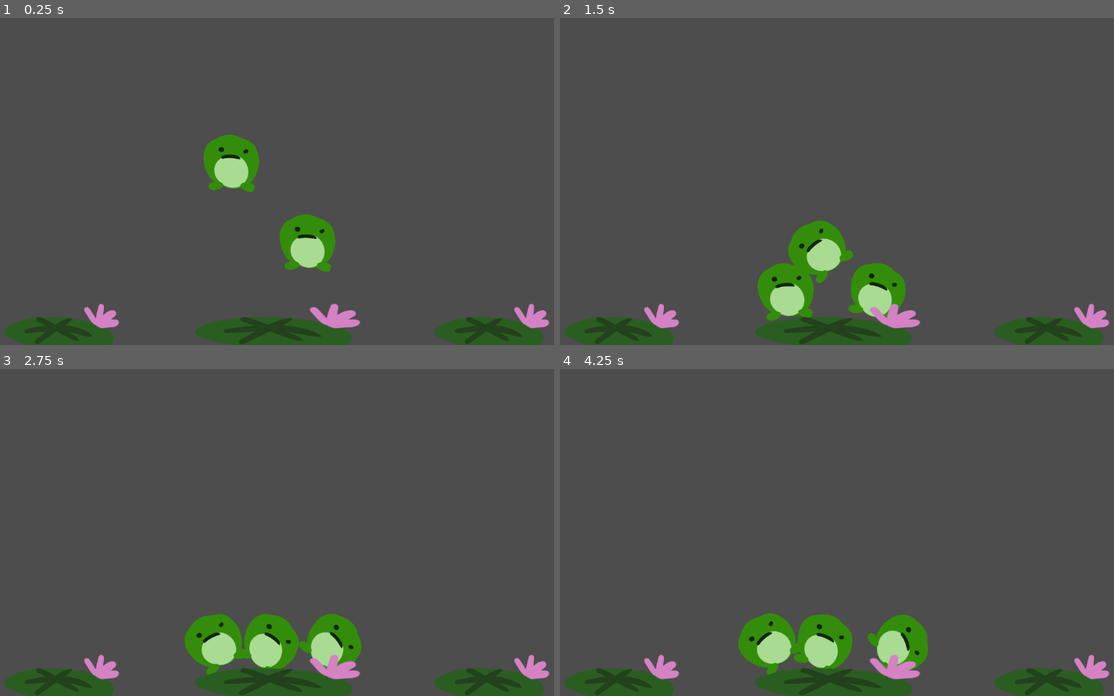
Above: before the commit, frames 1-4 (two rows, left to right).
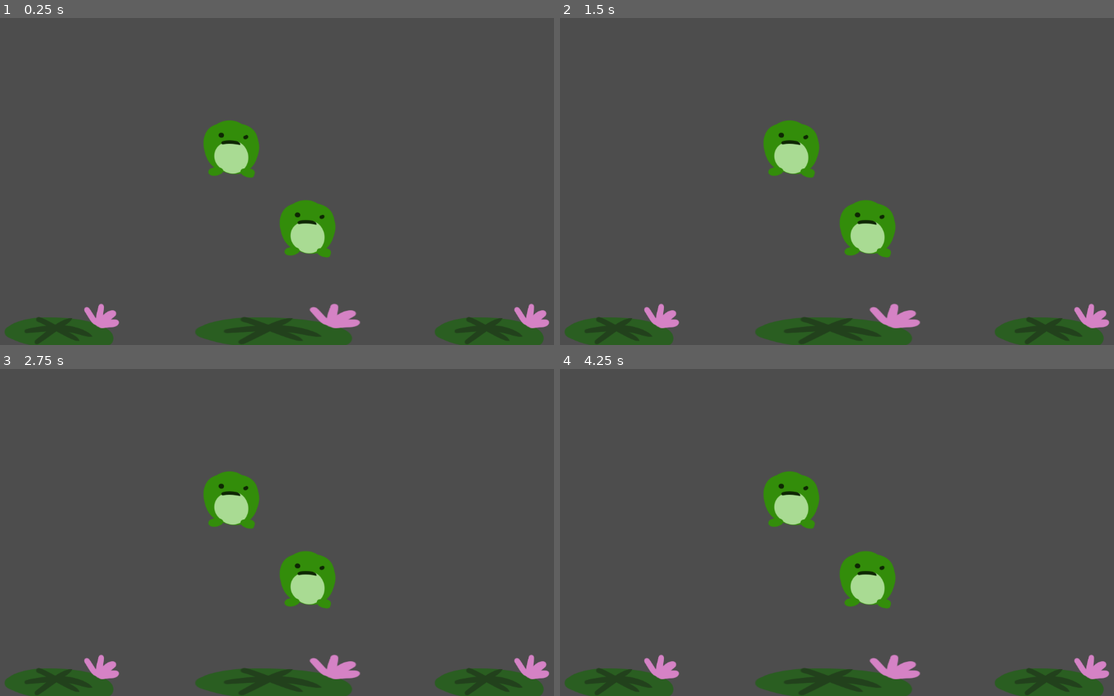
Above: after the commit, the same moments.

Repository: NotTom31/FroggeeToadems
Game: Godot game, scene res://Scenes/TestScenes/EvanPhysicsTest.tscn
The game is run twice, just before and just after one commit, with the same random seed, the same clock (stepped at 60 frames per second) and the same inputs. This scene is started directly instead of the project's main scene.
Inputs (mouse positions are in pixels of both pictures, inside the frame that each line leads up to):
- Up to frame 1 (0.25 s): no input
- Up to frame 2 (1.5 s): move the mouse to (969, 165) at 0.52 s; hold Right (ui_right) 0.53-1.28 s; click (969, 165) at 0.67 s; move the mouse to (726, 197) at 1.27 s; hold Down (ui_down) from 1.28 s (still down)
- Up to frame 3 (2.75 s): move the mouse to (337, 460) at 2.02 s; release Down (ui_down) at 2.03 s; hold Right (ui_right) from 2.03 s (still down)
- Up to frame 4 (4.25 s): move the mouse to (814, 597) at 2.77 s; release Right (ui_right) at 2.78 s; hold Up (ui_up) 2.78-3.53 s; click (814, 597) at 2.92 s; move the mouse to (1014, 581) at 3.52 s; hold Left (ui_left) from 3.53 s (still down)

The runs differ from the first frame. In frame 1, 2.6% of the frame differs, in the area x 36-61%, y 31-78%; in frame 2, 6.8%, in the area x 35-63%, y 31-93%; in frame 3, 6.7%; in frame 4, 6.8%.

Commit message:
small changes to try and make prototype

Diff:
--- /dev/null
+++ b/Code/Frogs/basic_frog.gd
@@ -0,0 +1,10 @@
+class_name BasicFrog extends Area2D
+
+# Called when the node enters the scene tree for the first time.
+func _ready() -> void:
+	pass # Replace with function body.
+
+
+# Called every frame. 'delta' is the elapsed time since the previous frame.
+func _process(delta: float) -> void:
+	pass
--- /dev/null
+++ b/Code/Frogs/frog_slot.gd
@@ -0,0 +1,14 @@
+class_name FrogSlot extends Node2D
+
+#represents a place where a frog can be placed
+
+var inhabitant : BasicFrog = null
+
+# Called when the node enters the scene tree for the first time.
+func _ready() -> void:
+	pass # Replace with function body.
+
+
+# Called every frame. 'delta' is the elapsed time since the previous frame.
+func _process(delta: float) -> void:
+	pass
--- a/Scenes/Frogs/basic_frog.tscn
+++ b/Scenes/Frogs/basic_frog.tscn
@@ -1,11 +1,14 @@
-[gd_scene load_steps=3 format=3 uid="uid://q2eyupn7k7l2"]
+[gd_scene load_steps=5 format=3 uid="uid://q2eyupn7k7l2"]
 
 [ext_resource type="Texture2D" uid="uid://df5i4xwicrvb8" path="res://Assets/Visuals/Sprites/Placeholder_Sprites.png" id="1_lw4qu"]
+[ext_resource type="Script" path="res://Code/Frogs/basic_frog.gd" id="1_rnurh"]
+[ext_resource type="PackedScene" uid="uid://di5pbu5q54imx" path="res://Scenes/Frogs/frog_slot.tscn" id="3_1ubh3"]
 
 [sub_resource type="CircleShape2D" id="CircleShape2D_uadom"]
 radius = 53.0024
 
-[node name="BasicFrog" type="RigidBody2D"]
+[node name="BasicFrog" type="Area2D"]
+script = ExtResource("1_rnurh")
 
 [node name="Sprite2D" type="Sprite2D" parent="."]
 scale = Vector2(0.5, 0.5)
@@ -13,7 +16,13 @@
 region_enabled = true
 region_rect = Rect2(0, 0, 256, 256)
 
-[node name="CollisionShape2D" type="CollisionShape2D" parent="."]
+[node name="ClickableArea" type="CollisionShape2D" parent="."]
 position = Vector2(1, -0.5)
 shape = SubResource("CircleShape2D_uadom")
 one_way_collision_margin = 0.0
+
+[node name="SlotOnHead" parent="." instance=ExtResource("3_1ubh3")]
+position = Vector2(0, -52)
+
+[node name="FrogBase" type="Node2D" parent="."]
+position = Vector2(0, 44)
--- /dev/null
+++ b/Scenes/Frogs/frog_slot.tscn
@@ -0,0 +1,6 @@
+[gd_scene load_steps=2 format=3 uid="uid://di5pbu5q54imx"]
+
+[ext_resource type="Script" path="res://Code/Frogs/frog_slot.gd" id="1_88p8i"]
+
+[node name="FrogSlot" type="Node2D"]
+script = ExtResource("1_88p8i")
--- a/Scenes/lillypad.tscn
+++ b/Scenes/lillypad.tscn
@@ -1,14 +1,12 @@
-[gd_scene load_steps=3 format=3 uid="uid://mv06512gy8op"]
+[gd_scene load_steps=4 format=3 uid="uid://mv06512gy8op"]
 
 [ext_resource type="Texture2D" uid="uid://df5i4xwicrvb8" path="res://Assets/Visuals/Sprites/Placeholder_Sprites.png" id="1_uq10w"]
+[ext_resource type="PackedScene" uid="uid://di5pbu5q54imx" path="res://Scenes/Frogs/frog_slot.tscn" id="2_5v6df"]
 
 [sub_resource type="RectangleShape2D" id="RectangleShape2D_r5ecp"]
 size = Vector2(224, 56)
 
-[node name="Lillypad" type="RigidBody2D"]
-gravity_scale = 0.0
-lock_rotation = true
-freeze = true
+[node name="Lillypad" type="Area2D"]
 
 [node name="Sprite2D" type="Sprite2D" parent="."]
 position = Vector2(8, -55)
@@ -19,3 +17,5 @@
 [node name="CollisionShape2D" type="CollisionShape2D" parent="."]
 position = Vector2(1, 11)
 shape = SubResource("RectangleShape2D_r5ecp")
+
+[node name="FrogSlot" parent="." instance=ExtResource("2_5v6df")]
--- a/project.godot
+++ b/project.godot
@@ -12,7 +12,7 @@
 
 config/name="Wild Jam Tower"
 run/main_scene="res://Scenes/UI/MainMenu.tscn"
-config/features=PackedStringArray("4.3", "GL Compatibility")
+config/features=PackedStringArray("4.3", "C#", "GL Compatibility")
 config/icon="res://icon.svg"
 
 [display]
Not shown, added: Wild Jam Tower.csproj
Not shown, added: Wild Jam Tower.sln
